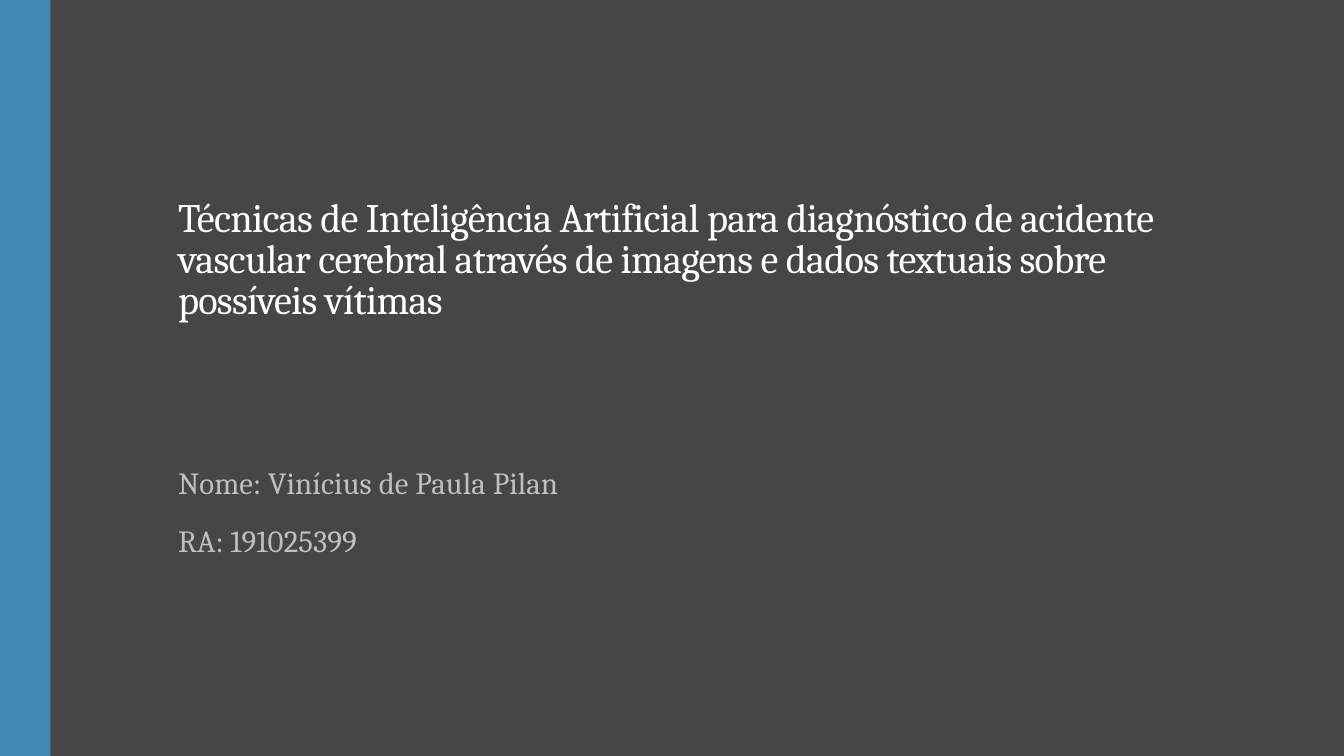
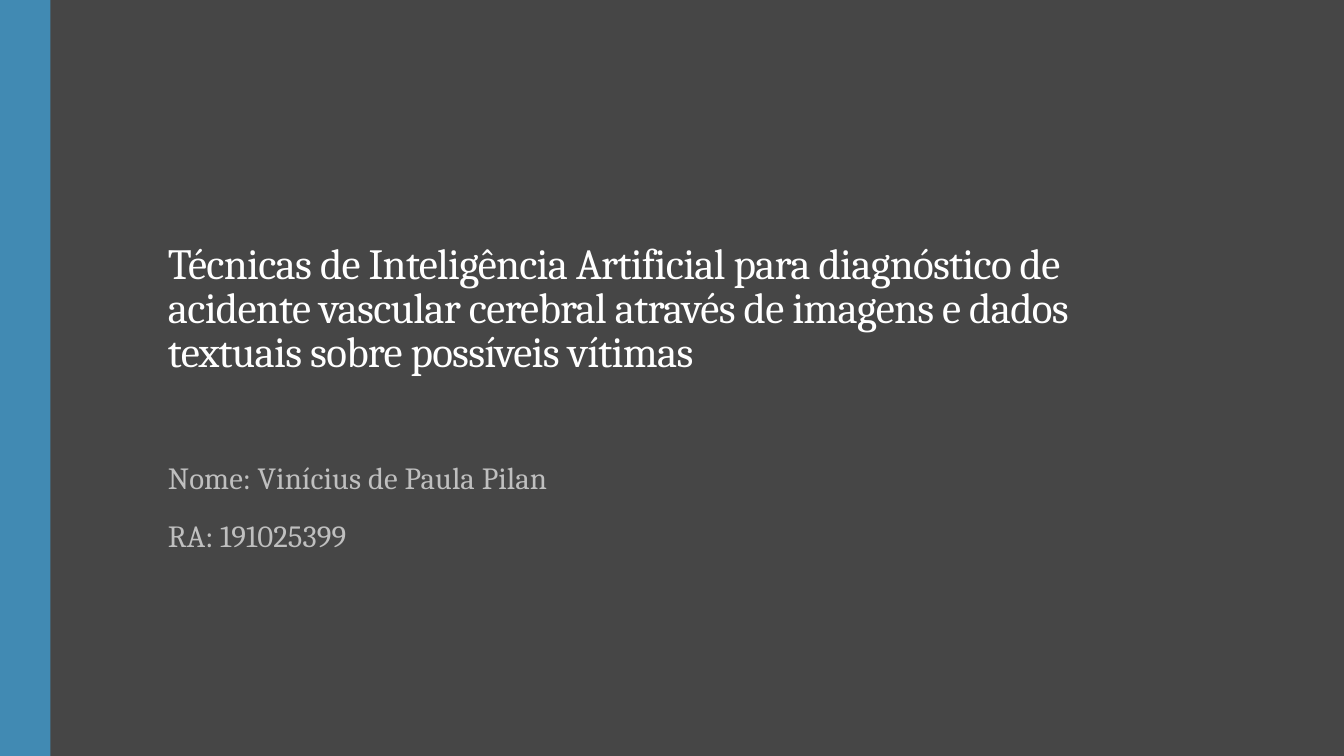
Before and after one commit to ViniPilan/avc-modeling, a slide deck: slide 1 of apresentação.pptx. Drawn at 1344x756 pixels with LibreOffice and Linux fonts; fonts in the diff are those of the drawing. Boxes give left, top, right and bottom in pixels: in the first picture for what was removed or moved away, otherwise in the second. Text is boxed around its words. In the diff, an @@ line names an element or a change of style, - is before the commit and + after.

```diff
--- a/apresentação.pptx
+++ b/apresentação.pptx
@@ title "Técnicas de Inteligência Artificial para ..." at [168,248,1069,376]: size 28.8 to 30.7 pt @@
@@ subtitle "Nome: Vinícius de Paula Pilan": place and size @@
-subtitle "Nome: Vinícius de Paula Pilan" at [178,472,558,552]
+subtitle "Nome: Vinícius de Paula Pilan" at [168,467,547,547]
```
Also in this commit, not shown: 8 other slides changed, 2 other files.
